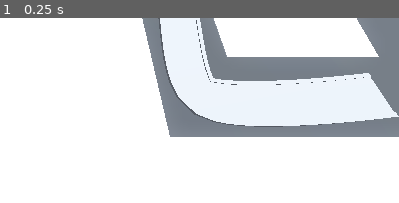
Above: before the commit, frame 1.
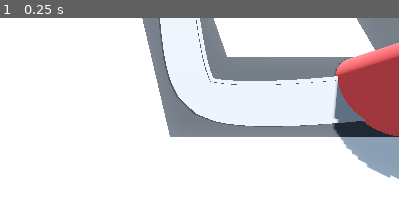
Above: after the commit, the same moment.

Repository: henryhlly/Godot-3D-Tutorial
Game: Godot game, scene res://scenes/base_level.tscn
The game is run twice, just before and just after one commit, with the same random seed, the same clock (stepped at 60 frames per second) and the same inputs.
Inputs:
- Up to frame 1 (0.25 s): no input
The pictures show only the part of the screen within x 50-100%, y 35-85%; the shares and areas given below are measured in that part.

The runs differ from the first frame. In frame 1, 9.4% of the frame differs, in the area x 83-100%, y 13-88%.

Commit message:
Created base scene that interacts with enemy

Diff:
--- /dev/null
+++ b/BarbarianBlaster/scenes/base.tscn
@@ -0,0 +1,17 @@
+[gd_scene load_steps=3 format=3 uid="uid://c6q67dfuwdpbt"]
+
+[ext_resource type="Script" path="res://scripts/base.gd" id="1_s0taa"]
+
+[sub_resource type="StandardMaterial3D" id="StandardMaterial3D_v77py"]
+albedo_color = Color(1, 0.360784, 0.360784, 1)
+
+[node name="Base" type="Node3D" groups=["base"]]
+transform = Transform3D(1, 0, 0, 0, 1, 0, 0, 0, 1, 19, 0, 6)
+script = ExtResource("1_s0taa")
+
+[node name="CSGCylinder3D" type="CSGCylinder3D" parent="."]
+transform = Transform3D(1, 0, 0, 0, 1, 0, 0, 0, 1, 0, 2, 0)
+radius = 2.0
+height = 4.0
+sides = 32
+material = SubResource("StandardMaterial3D_v77py")
--- a/BarbarianBlaster/scenes/base_level.tscn
+++ b/BarbarianBlaster/scenes/base_level.tscn
@@ -1,7 +1,8 @@
-[gd_scene load_steps=8 format=3 uid="uid://c3mdwbn8tmlbm"]
+[gd_scene load_steps=9 format=3 uid="uid://c3mdwbn8tmlbm"]
 
 [ext_resource type="MeshLibrary" uid="uid://da7wmklqpjn41" path="res://MeshLibraries/SpaceLibrary.tres" id="1_4arl0"]
 [ext_resource type="PackedScene" uid="uid://b1tn5qnympy40" path="res://scenes/enemy.tscn" id="2_ryd36"]
+[ext_resource type="PackedScene" uid="uid://c6q67dfuwdpbt" path="res://scenes/base.tscn" id="3_13ln8"]
 
 [sub_resource type="ProceduralSkyMaterial" id="ProceduralSkyMaterial_j5pw3"]
 sky_horizon_color = Color(0.64625, 0.65575, 0.67075, 1)
@@ -96,3 +97,5 @@
 
 [node name="Enemy" parent="Path3D" instance=ExtResource("2_ryd36")]
 transform = Transform3D(-0.000539573, 0, -0.999978, 0, 1, 0, 0.999978, 0, -0.000539573, -24.0348, 0, 5.99243)
+
+[node name="Base" parent="." instance=ExtResource("3_13ln8")]
--- /dev/null
+++ b/BarbarianBlaster/scripts/base.gd
@@ -0,0 +1,4 @@
+extends Node3D
+
+func take_damage() -> void:
+	print("Base Damaged")
--- a/BarbarianBlaster/scripts/enemy.gd
+++ b/BarbarianBlaster/scripts/enemy.gd
@@ -2,6 +2,10 @@
 
 @export var speed = 2.5
 
+@onready var base = get_tree().get_first_node_in_group("base")
+
 # Called every frame. 'delta' is the elapsed time since the previous frame.
 func _process(delta: float) -> void:
 	progress += delta * 2.5
+	if progress_ratio == 1:
+		base.take_damage()
